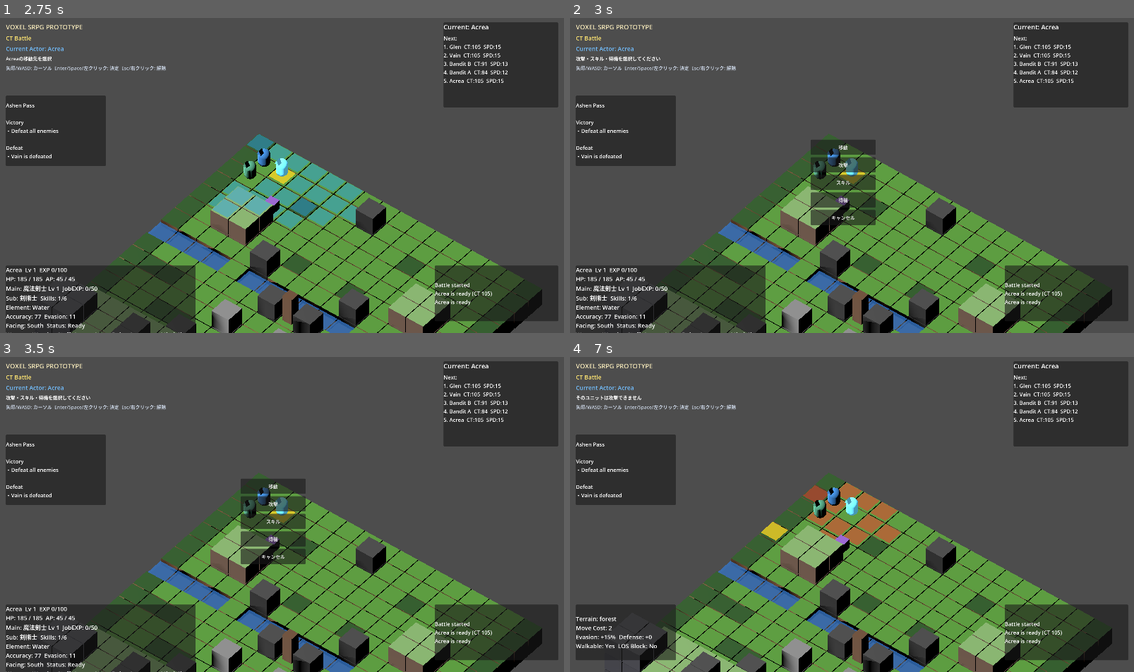
Above: before the commit, frames 1-4 (two rows, left to right).
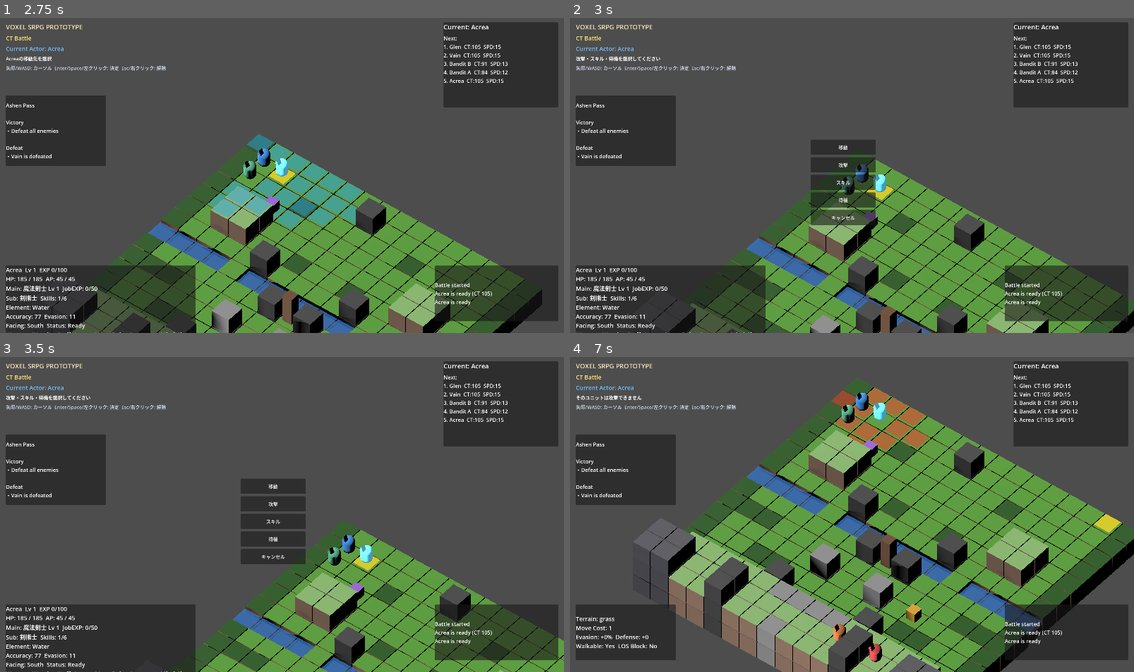
Above: after the commit, the same moments.

Repository: nomtan/srpg-test2
Game: Godot game, scene res://Main.tscn
Same seed, same stepped clock (60 frames per second), same inputs: the game is played once before the commit and once after it.
Inputs (mouse positions are in pixels of both pictures, inside the frame that each line leads up to):
- Up to frame 1 (2.75 s): click "戦闘開始" at 0.5 s; click "移動" at 1.25 s; tap Enter (ui_accept) at 2, 2.27 s; move the mouse to (406, 159) at 2.02 s; hold Right (ui_right) from 2.03 s (still down); click (406, 159) at 2.17 s
- Up to frame 2 (3 s): release Right (ui_right) at 2.75 s; tap Enter (ui_accept) at 2.75 s; drag from (739, 191) to (823, 238) at 2.77 s
- Up to frame 3 (3.5 s): no input
- Up to frame 4 (7 s): click "攻撃" at 3.5 s; tap Enter (ui_accept) at 4.25, 5, 5.75, 6.02, 6.5 s; move the mouse to (908, 445) at 4.27 s; hold Right (ui_right) 4.28-5 s; click (908, 445) at 4.42 s; drag from (823, 577) to (682, 467) at 5.02 s; move the mouse to (1021, 561) at 5.77 s; hold Left (ui_left) 5.78-6.5 s; click (1021, 561) at 5.92 s; drag from (682, 467) to (767, 435) at 6.52 s

Frame 1 is identical in both runs. In frame 2, 18% of the frame differs, in the area x 9-100%, y 36-100%; in frame 3, 23%; in frame 4, 48%, in the area x 5-100%, y 6-100%.

Commit message:
ドラッグ機能

Diff:
--- a/scripts/battle/battle_cursor.gd
+++ b/scripts/battle/battle_cursor.gd
@@ -9,16 +9,23 @@
 
 var grid: GridSystem
 var camera: Camera3D
+var camera_controller: CameraController
 var grid_position := Vector2i(1, 1)
 var cursor_mesh: MeshInstance3D
 var range_root: Node3D
 var input_enabled: bool = true
 var current_mode: CursorMode = CursorMode.IDLE
 
-
-func setup(source_grid: GridSystem, source_camera: Camera3D) -> void:
+const _DRAG_THRESHOLD := 6.0
+var _mouse_held := false
+var _drag_start_pos := Vector2.ZERO
+var _dragging := false
+
+
+func setup(source_grid: GridSystem, source_camera: Camera3D, cam_controller: CameraController = null) -> void:
 	grid = source_grid
 	camera = source_camera
+	camera_controller = cam_controller
 	cursor_mesh = _create_highlight(Color(1.0, 0.85, 0.15, 0.75))
 	add_child(cursor_mesh)
 	range_root = Node3D.new()
@@ -28,8 +35,48 @@
 
 
 func _unhandled_input(event: InputEvent) -> void:
+	if event is InputEventMouseButton:
+		match event.button_index:
+			MOUSE_BUTTON_LEFT:
+				if event.pressed:
+					_mouse_held = true
+					_drag_start_pos = event.position
+					_dragging = false
+				else:
+					if not _dragging and input_enabled:
+						_update_from_mouse(event.position)
+						confirm_pressed.emit()
+					_mouse_held = false
+					_dragging = false
+				get_viewport().set_input_as_handled()
+			MOUSE_BUTTON_RIGHT:
+				if event.pressed and input_enabled:
+					cancel_pressed.emit()
+					get_viewport().set_input_as_handled()
+			MOUSE_BUTTON_WHEEL_UP:
+				if camera_controller:
+					camera_controller.zoom_camera(1.5)
+					get_viewport().set_input_as_handled()
+			MOUSE_BUTTON_WHEEL_DOWN:
+				if camera_controller:
+					camera_controller.zoom_camera(-1.5)
+					get_viewport().set_input_as_handled()
+		return
+
+	if event is InputEventMouseMotion:
+		if _mouse_held and not _dragging:
+			if event.position.distance_to(_drag_start_pos) > _DRAG_THRESHOLD:
+				_dragging = true
+		if _dragging and camera_controller:
+			camera_controller.pan(event.relative)
+			get_viewport().set_input_as_handled()
+		elif input_enabled:
+			_update_from_mouse(event.position)
+		return
+
 	if not input_enabled:
 		return
+
 	var movement := Vector2i.ZERO
 	if event.is_action_pressed("ui_left") or _is_key(event, KEY_A): movement = Vector2i.LEFT
 	elif event.is_action_pressed("ui_right") or _is_key(event, KEY_D): movement = Vector2i.RIGHT
@@ -50,14 +97,6 @@
 	elif event.is_action_pressed("ui_cancel"):
 		cancel_pressed.emit()
 		get_viewport().set_input_as_handled()
-	elif event is InputEventMouseMotion:
-		_update_from_mouse(event.position)
-	elif event is InputEventMouseButton and event.pressed:
-		_update_from_mouse(event.position)
-		if event.button_index == MOUSE_BUTTON_LEFT:
-			confirm_pressed.emit()
-		elif event.button_index == MOUSE_BUTTON_RIGHT:
-			cancel_pressed.emit()
 
 
 func show_reachable(reachable: Dictionary, origin: Vector2i) -> void:
--- a/scripts/camera/camera_controller.gd
+++ b/scripts/camera/camera_controller.gd
@@ -32,3 +32,17 @@
 	var tween := create_tween()
 	tween.tween_method(func(weight: float) -> void:
 		camera.look_at_from_position(start.lerp(destination, weight), target, Vector3.UP), 0.0, 1.0, 0.25)
+
+
+func pan(screen_delta: Vector2) -> void:
+	if not camera: return
+	var viewport_height := camera.get_viewport().get_visible_rect().size.y
+	var scale := camera.size / viewport_height
+	var right := camera.global_basis.x
+	var up := camera.global_basis.y
+	camera.position -= right * screen_delta.x * scale - up * screen_delta.y * scale
+
+
+func zoom_camera(delta: float) -> void:
+	if not camera: return
+	camera.size = clampf(camera.size - delta, 5.0, 30.0)
--- a/scripts/main.gd
+++ b/scripts/main.gd
@@ -91,7 +91,7 @@
 	stage_manager.setup(stage_data, grid, unit_manager, trigger_manager, event_manager)
 	mission_ui.setup(stage_data.stage_name)
 	unit_info.setup(equipment_database)
-	cursor.setup(grid, camera_controller.setup())
+	cursor.setup(grid, camera_controller.setup(), camera_controller)
 	cursor.confirm_pressed.connect(_on_confirm)
 	cursor.cancel_pressed.connect(_on_cancel)
 	cursor.grid_position_changed.connect(_update_unit_info)
